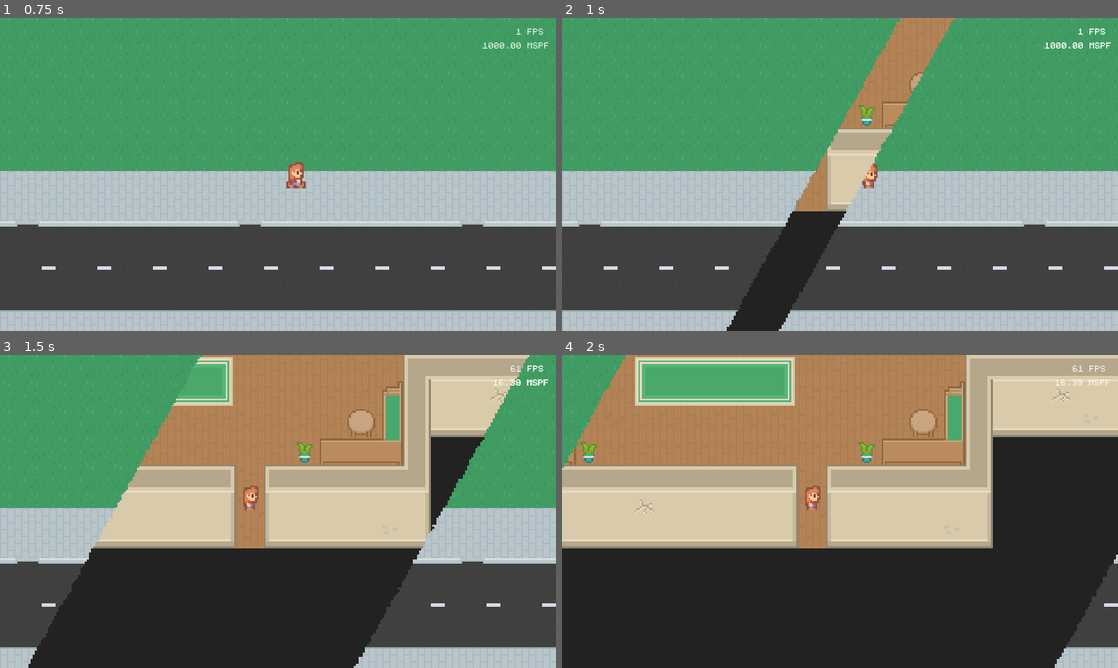
Above: before the commit, frames 1-4 (two rows, left to right).
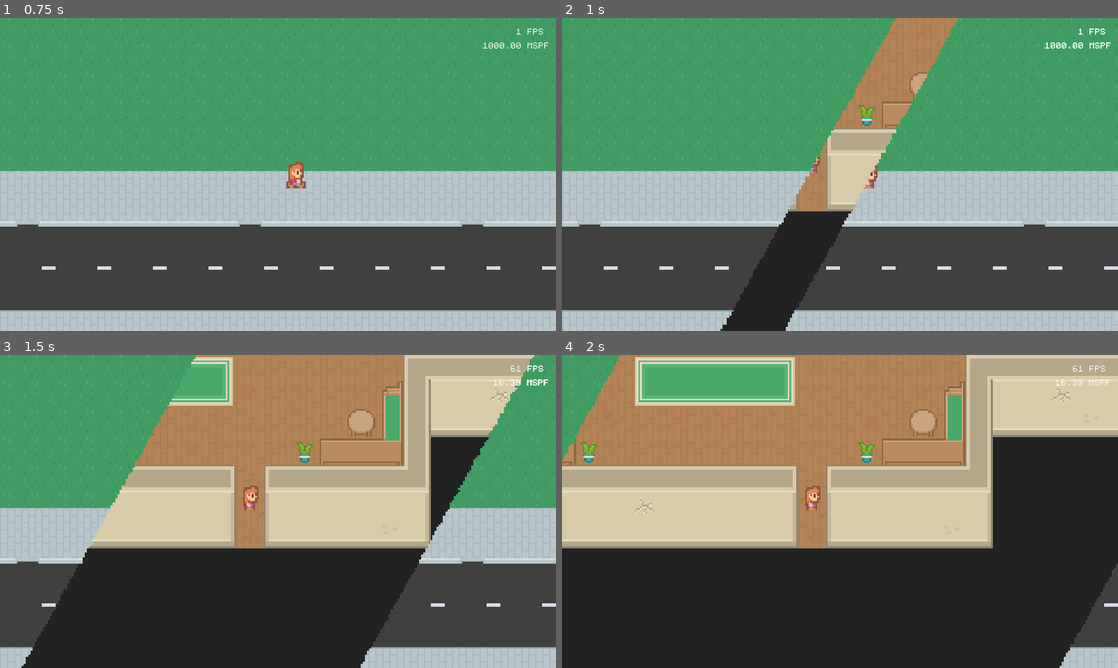
Above: after the commit, the same moments.

Repository: SilentByte/cysec-intern
Game: Godot game, scene res://scenes/main.tscn
The game is run twice, just before and just after one commit, with the same random seed, the same clock (stepped at 60 frames per second) and the same inputs.
Inputs (mouse positions are in pixels of both pictures, inside the frame that each line leads up to):
- Up to frame 1 (0.75 s): tap Enter at 0.5 s; move the mouse to (400, 158) at 0.52 s; hold D (move_east) from 0.53 s (still down); tap E (interact) at 0.6 s
- Up to frame 2 (1 s): keep holding D (move_east)
- Up to frame 3 (1.5 s): move the mouse to (166, 527) at 1.27 s; release D (move_east) at 1.28 s; hold Down (move_south) from 1.28 s (still down); tap Shift (run) at 1.35 s
- Up to frame 4 (2 s): keep holding Down (move_south)

Frame 1 is identical in both runs. In frame 2, 1.7% of the frame differs, in the area x 28-72%, y 0-100%; in frame 3, 1.7%; in frame 4, 0.6%.

Commit message:
Reorder yield to prevent single-frame-flicker

Diff:
--- a/scenes/actors/portal/portal.gd
+++ b/scenes/actors/portal/portal.gd
@@ -12,10 +12,10 @@
 func _on_body_entered(body: Node) -> void:
 	print("Switching scene to %s @ %s" % [target_scene, portal_name])
 
+	transition_manager.transition()
+
 	# Prevent errors due to upcoming scene unload.
 	yield(get_tree(), "idle_frame")
-
-	transition_manager.transition()
 
 	world.get_child(0).queue_free()
 
